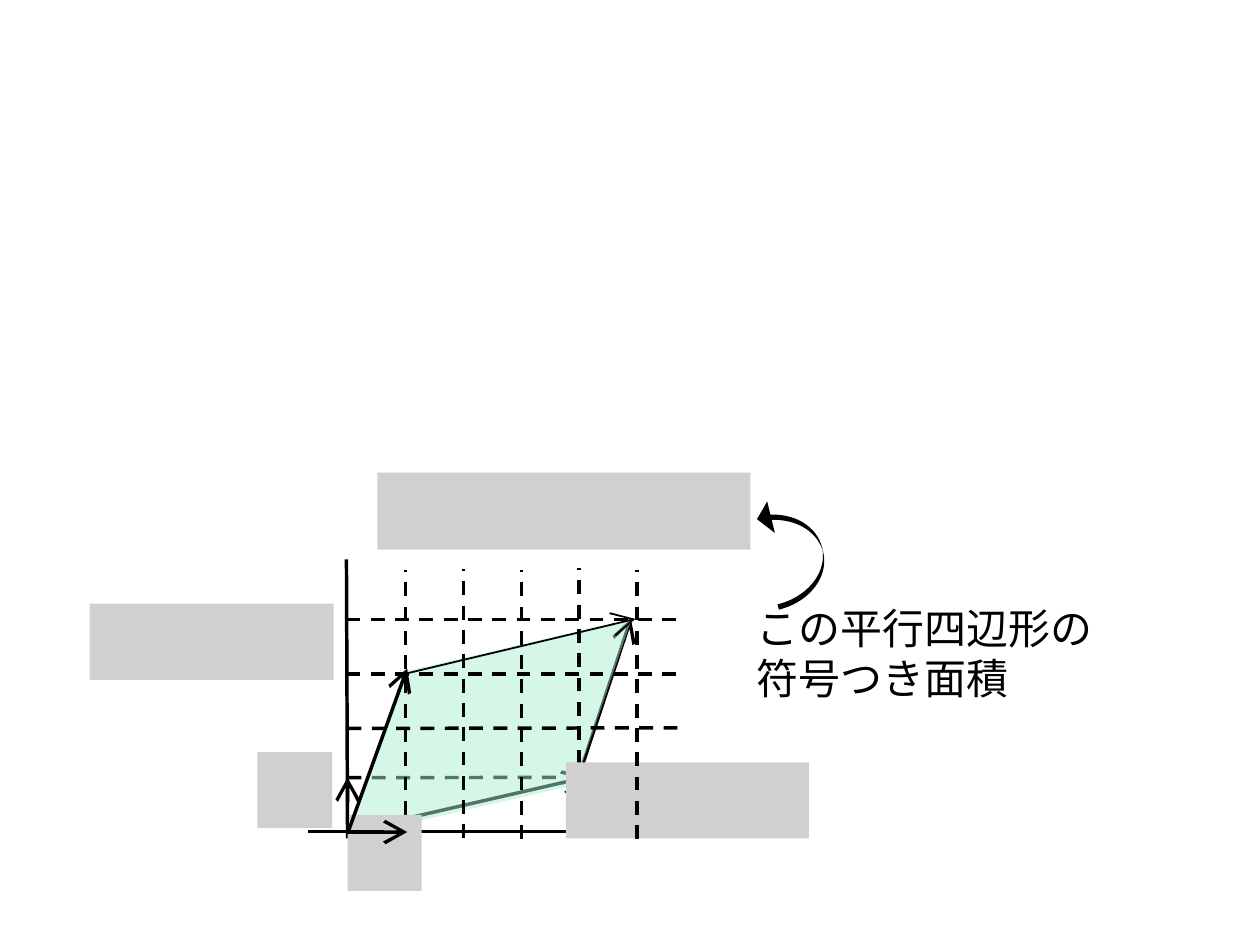
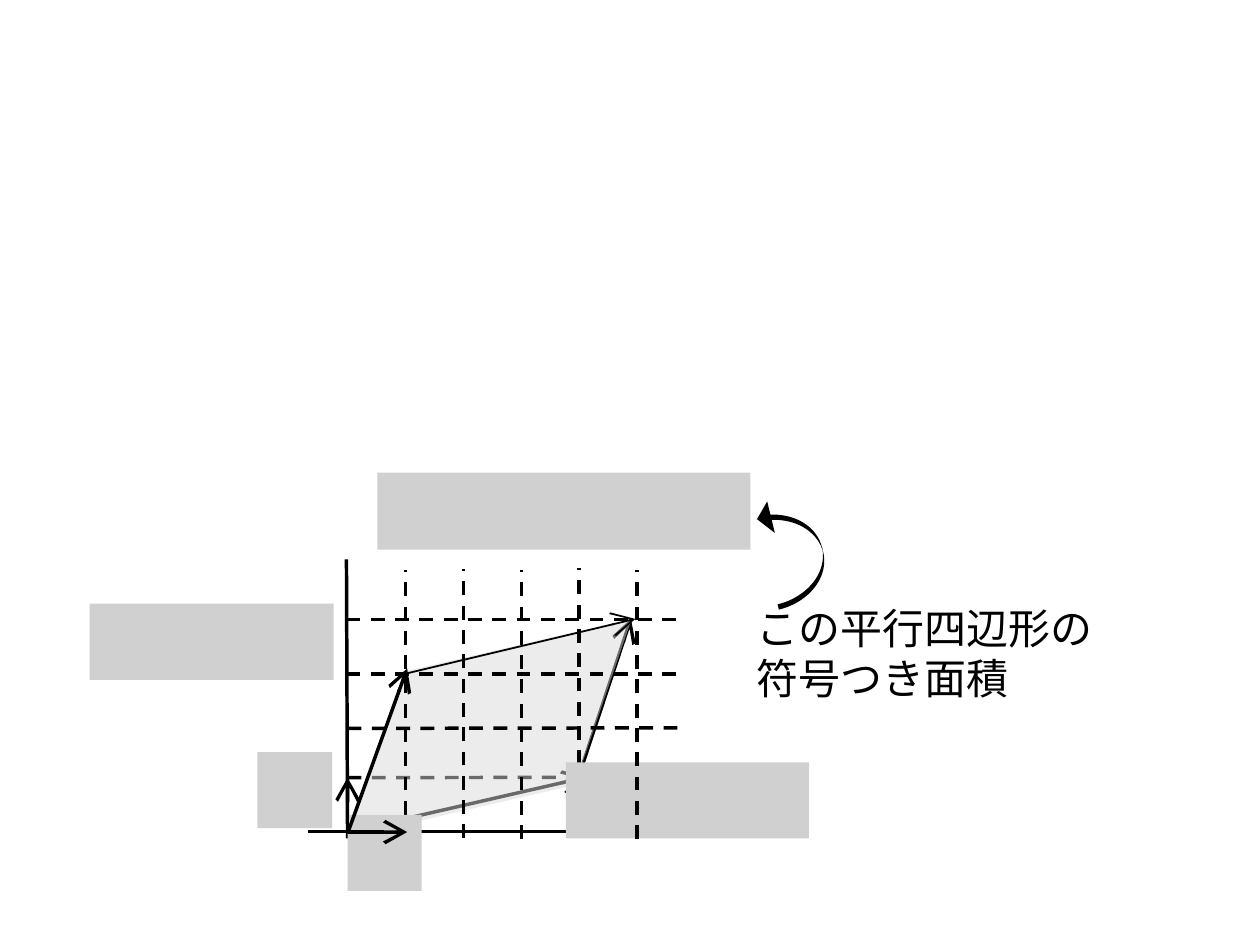
Before and after one commit to herumi/ango-src, a slide deck: slide 1 of img/pairing.pptx. Drawn at 1260x945 pixels with LibreOffice and Linux fonts; fonts in the diff are those of the drawing; grey boxes stand for pictures. Boxes give left, top, right and bottom in pixels: in the first picture for what was removed or moved away, otherwise in the second. Text is boxed around its words. In the diff, an @@ line names an element or a change of style, - is before the commit and + after.

```diff
--- a/img/pairing.pptx
+++ b/img/pairing.pptx
@@ parallelogram at (x1=315, y1=621, x2=665, y2=839): fill #AAEFD1 at 49% opacity to #D9D9D9 at 49% opacity @@
```
Also in this commit, not shown: 29 other files.
